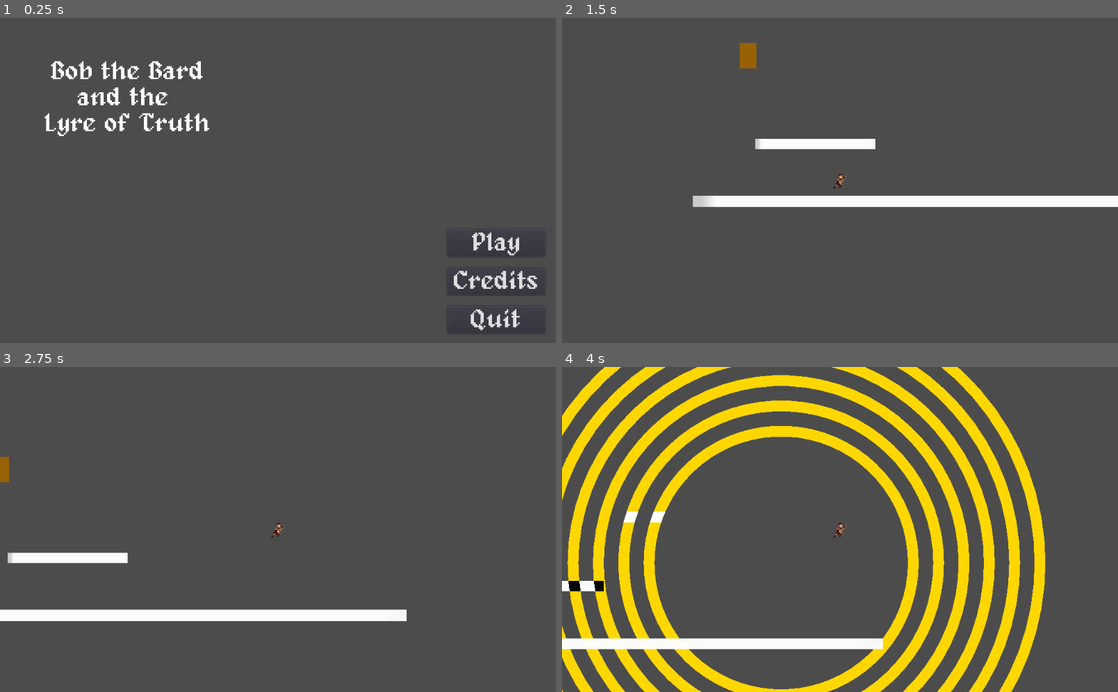
Above: before the commit, frames 1-4 (two rows, left to right).
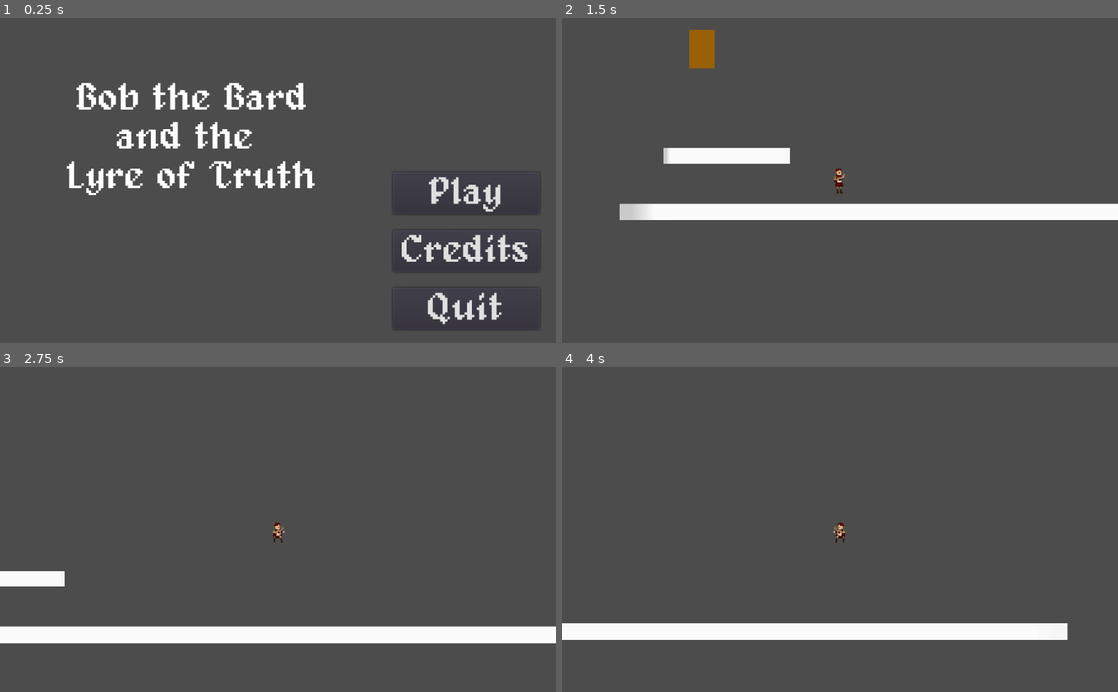
Above: after the commit, the same moments.

Repository: jhlothamer/CommunityGameJam_TheGameIsALiar
Game: Godot game, scene res://scenes/title/title.tscn
Same seed, same stepped clock (60 frames per second), same inputs: the game is played once before the commit and once after it.
Inputs:
- Up to frame 1 (0.25 s): no input
- Up to frame 2 (1.5 s): click "Play" at 0.5 s; click "Play" at 1.25 s
- Up to frame 3 (2.75 s): tap Enter at 2 s; hold Right (move_right) from 2.03 s (still down); tap Up (jump) at 2.1, 2.27, 2.57 s
- Up to frame 4 (4 s): tap Space (reveal_ping) at 2.85 s; tap Up (jump) at 3.02, 3.05, 3.32, 3.6 s; release Right (move_right) at 3.53 s; hold Left (move_left) from 3.53 s (still down)

The runs differ from the first frame. In frame 1, 7.3% of the frame differs, in the area x 8-98%, y 13-97%; in frame 2, 8.4%; in frame 3, 9.5%; in frame 4, 31%, in the area x 0-91%, y 0-100%.

Commit message:
play animations on states - add falling state.  Change sound wave color to 'pink'

Diff:
--- a/game/assets/shaders/reveal.shader
+++ b/game/assets/shaders/reveal.shader
@@ -14,7 +14,10 @@
 	/*if(reveal_color != vec3(1.0,1.0,1.0)) {
 		return reveal_color;
 	}*/
-	return vec3(1.0, 0.843, 0.0);
+	//original gold/yellow color
+	//return vec3(1.0, 0.843, 0.0);
+	//'pink'
+	return vec3(0.8235, 0.5098, 0.5098);
 }
 
 void fragment() {
--- a/game/assets/shaders/revealFake.shader
+++ b/game/assets/shaders/revealFake.shader
@@ -14,7 +14,10 @@
 	/*if(reveal_color != vec3(1.0,1.0,1.0)) {
 		return reveal_color;
 	}*/
-	return vec3(1.0, 0.843, 0.0);
+	//original gold/yellow color
+	//return vec3(1.0, 0.843, 0.0);
+	//'pink'
+	return vec3(0.8235, 0.5098, 0.5098);
 }
 
 void fragment() {
--- a/game/project.godot
+++ b/game/project.godot
@@ -26,6 +26,10 @@
 [debug]
 
 gdscript/warnings/enable=false
+
+[display]
+
+window/stretch/shrink=1.5
 
 [input]
 
--- a/game/scenes/levels/testLevel.tscn
+++ b/game/scenes/levels/testLevel.tscn
@@ -32,7 +32,8 @@
 texture = ExtResource( 1 )
 
 [node name="StaticBody2D2" type="StaticBody2D" parent="."]
-position = Vector2( 867.368, 292.206 )
+editor/display_folded = true
+position = Vector2( 797.239, 342.854 )
 
 [node name="CollisionShape2D" type="CollisionShape2D" parent="StaticBody2D2"]
 shape = SubResource( 2 )
@@ -44,7 +45,7 @@
 texture = ExtResource( 1 )
 
 [node name="StaticBody2D3" type="StaticBody2D" parent="."]
-position = Vector2( 583.368, 181.206 )
+position = Vector2( 583.368, 265.134 )
 
 [node name="CollisionShape2D" type="CollisionShape2D" parent="StaticBody2D3"]
 shape = SubResource( 2 )
@@ -56,7 +57,8 @@
 texture = ExtResource( 1 )
 
 [node name="StaticBody2D4" type="StaticBody2D" parent="."]
-position = Vector2( 248.305, 180.624 )
+editor/display_folded = true
+position = Vector2( 248.305, 268.956 )
 
 [node name="CollisionShape2D" type="CollisionShape2D" parent="StaticBody2D4"]
 shape = SubResource( 2 )
@@ -71,10 +73,10 @@
 position = Vector2( 414.747, 362.845 )
 max_wave_count = 6
 sound_wave_generate_time = 0.12
-sound_wave_color = Color( 1, 0.843137, 0, 1 )
+sound_wave_color = Color( 0.823529, 0.509804, 0.509804, 1 )
 
 [node name="exitDoor" parent="." instance=ExtResource( 4 )]
-position = Vector2( 245.547, 146.036 )
+position = Vector2( 245.547, 214.851 )
 
 [node name="fatalFallArea" parent="." instance=ExtResource( 5 )]
 position = Vector2( 36.4935, 528.488 )
@@ -90,6 +92,6 @@
 
 [node name="fakePlatform" type="Sprite" parent="."]
 material = ExtResource( 6 )
-position = Vector2( 369.315, 308.727 )
-scale = Vector2( 7.36, 0.64 )
+position = Vector2( 275.81, 346.328 )
+scale = Vector2( 5.16, 0.64 )
 texture = ExtResource( 1 )
--- a/game/scenes/player/player.gd
+++ b/game/scenes/player/player.gd
@@ -5,8 +5,17 @@
 var gravity_vector = Vector2(0, 900)
 var floor_normal = Vector2.UP
 var sloap_slide_stop = 25.0
-var walk_speed = 500
-var jump_speed = 500
+var walk_speed = 300
+var jump_speed = 450
+#positive = right, negative = left
+var face_direction : int = 1
+
+var frames = {
+	"idle": [0,1,2,3,4],
+	"walking": [5,6,7,8],
+	"jumping" : [9],
+	"landing" : [10]
+}
 
 export var max_wave_count : int = 3
 export var sound_wave_generate_time : float = 1.0
@@ -26,10 +35,13 @@
 	var target_speed = 0
 	if Input.is_action_pressed("move_left"):
 		target_speed -= 1
+		face_direction = -1
 	if Input.is_action_pressed("move_right"):
 		target_speed += 1
+		face_direction = 1
 	target_speed *= walk_speed
 	linear_velocity.x = target_speed
+	$Sprite.flip_h = face_direction < 0
 
 func jump():
 	linear_velocity.y -= jump_speed
@@ -42,3 +54,7 @@
 	reveal_ping.max_wave_count = max_wave_count
 	get_parent().add_child(reveal_ping)
 	reveal_ping.global_position = global_position
+
+func play_anim(anim_name):
+	if $AnimationPlayer.current_animation != anim_name:
+		$AnimationPlayer.play(anim_name)
--- a/game/scenes/player/player.tscn
+++ b/game/scenes/player/player.tscn
@@ -1,16 +1,17 @@
-[gd_scene load_steps=13 format=2]
+[gd_scene load_steps=14 format=2]
 
 [ext_resource path="res://scenes/player/player.gd" type="Script" id=1]
 [ext_resource path="res://assets/images/bard.png" type="Texture" id=2]
 [ext_resource path="res://scenes/stateMachine/stateMachine.tscn" type="PackedScene" id=3]
 [ext_resource path="res://scenes/player/states/walking.gd" type="Script" id=4]
 [ext_resource path="res://scenes/player/states/jumping.gd" type="Script" id=5]
-[ext_resource path="res://scenes/hud/hud.tscn" type="PackedScene" id=6]
+[ext_resource path="res://scenes/player/states/falling.gd" type="Script" id=6]
+[ext_resource path="res://scenes/hud/hud.tscn" type="PackedScene" id=7]
 
 [sub_resource type="RectangleShape2D" id=1]
 extents = Vector2( 16, 16 )
 
-[sub_resource type="Animation" id=5]
+[sub_resource type="Animation" id=2]
 resource_name = "fall"
 length = 0.1
 tracks/0/type = "value"
@@ -26,8 +27,7 @@
 "values": [ 10 ]
 }
 
-[sub_resource type="Animation" id=2]
-resource_name = "idle"
+[sub_resource type="Animation" id=3]
 tracks/0/type = "value"
 tracks/0/path = NodePath("Sprite:frame")
 tracks/0/interp = 1
@@ -58,8 +58,7 @@
 "values": [ 9 ]
 }
 
-[sub_resource type="Animation" id=4]
-resource_name = "play"
+[sub_resource type="Animation" id=5]
 length = 0.6
 loop = true
 step = 0.15
@@ -76,8 +75,7 @@
 "values": [ 1, 2, 3, 4 ]
 }
 
-[sub_resource type="Animation" id=3]
-resource_name = "walk"
+[sub_resource type="Animation" id=6]
 length = 0.6
 loop = true
 step = 0.15
@@ -105,7 +103,7 @@
 [node name="Sprite" type="Sprite" parent="."]
 texture = ExtResource( 2 )
 hframes = 11
-frame = 9
+frame = 10
 
 [node name="stateMachine" parent="." instance=ExtResource( 3 )]
 debug = false
@@ -117,14 +115,17 @@
 [node name="jumping" type="Node" parent="stateMachine"]
 script = ExtResource( 5 )
 
+[node name="falling" type="Node" parent="stateMachine"]
+script = ExtResource( 6 )
+
 [node name="Camera2D" type="Camera2D" parent="."]
 current = true
 
-[node name="hud" parent="." instance=ExtResource( 6 )]
+[node name="hud" parent="." instance=ExtResource( 7 )]
 
 [node name="AnimationPlayer" type="AnimationPlayer" parent="."]
-anims/fall = SubResource( 5 )
-anims/idle = SubResource( 2 )
-anims/jump = SubResource( 6 )
-anims/play = SubResource( 4 )
-anims/walk = SubResource( 3 )
+anims/fall = SubResource( 2 )
+anims/idle = SubResource( 3 )
+anims/jump = SubResource( 4 )
+anims/play = SubResource( 5 )
+anims/walk = SubResource( 6 )
--- /dev/null
+++ b/game/scenes/player/states/falling.gd
@@ -0,0 +1,11 @@
+extends "res://scenes/player/states/basePlayerStateNode.gd"
+
+func enter():
+	host.play_anim("fall")
+
+func update(delta):
+	if host.is_on_floor():
+		change_state("walking")
+		return
+	host.process_horizontal_movement(delta)
+	host.process_move_and_slide(delta)
--- a/game/scenes/player/states/jumping.gd
+++ b/game/scenes/player/states/jumping.gd
@@ -6,11 +6,15 @@
 func enter():
 	jump_delta = 0.0
 	host.jump()
+	host.play_anim("jump")
 
 func update(delta):
 	jump_delta += delta
 	if host.is_on_floor() && jump_delta >= leave_floor_time_allowance:
 		change_state("walking")
 		return
+	if host.linear_velocity.y >= 0.0:
+		change_state("falling")
+		return
 	host.process_horizontal_movement(delta)
 	host.process_move_and_slide(delta)
--- a/game/scenes/player/states/walking.gd
+++ b/game/scenes/player/states/walking.gd
@@ -7,5 +7,9 @@
 		return
 	if Input.is_action_just_pressed("reveal_ping"):
 		host.reveal_ping()
+	if host.linear_velocity.x == 0.0:
+		host.play_anim("idle")
+	else:
+		host.play_anim("walk")
 	host.process_horizontal_movement(delta)
 	host.process_move_and_slide(delta)
Binary file removed: game/assets/images/reveal_ping_wave.png
Not shown, removed: game/assets/images/reveal_ping_wave.png.import
Not shown: 1 places in game/scenes/player/player.tscn that only renumber resources
